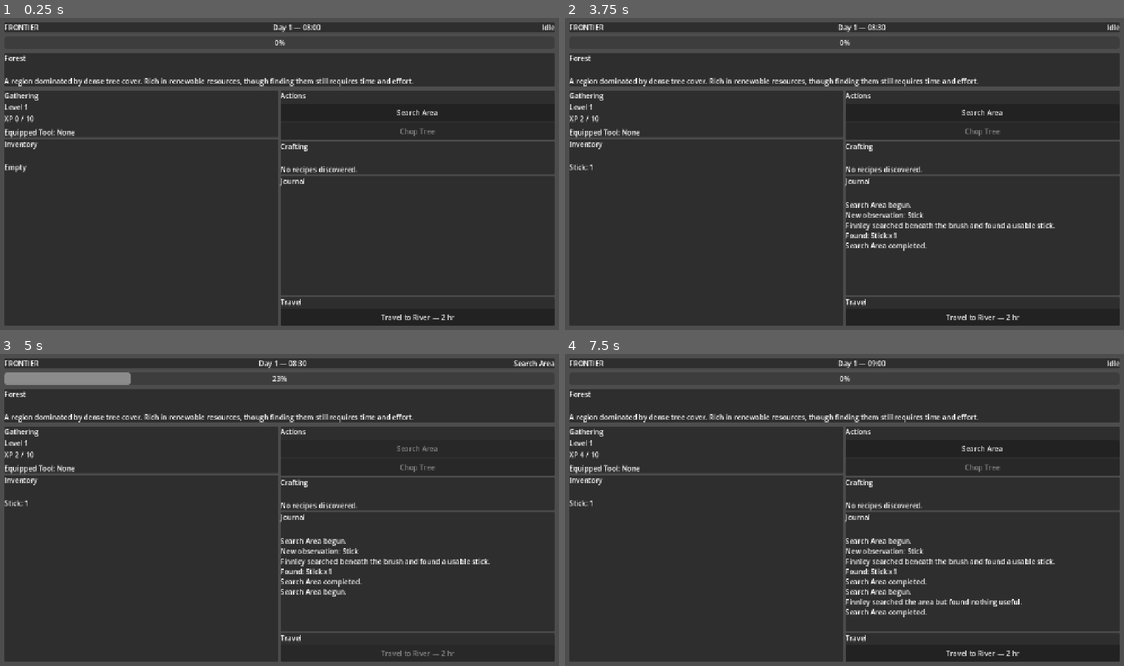
Above: before the commit, frames 1-4 (two rows, left to right).
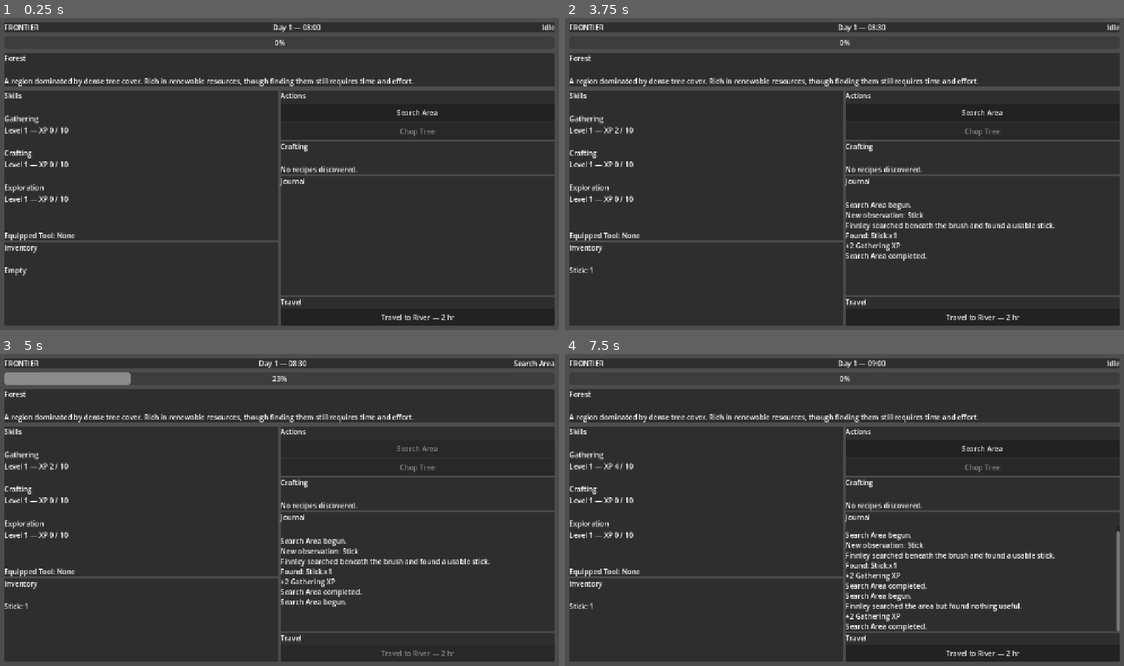
Above: after the commit, the same moments.

Repository: thegrundle-git/frontierthegame
Game: Godot game, scene res://scenes/Main.tscn
Two runs of this game, one before a commit and one after it. Both use one fixed random seed, a clock stepped at 60 frames per second and the inputs below.
Inputs:
- Up to frame 1 (0.25 s): no input
- Up to frame 2 (3.75 s): click "Search Area" at 0.5 s
- Up to frame 3 (5 s): click "Search Area" at 4.25 s
- Up to frame 4 (7.5 s): no input

The runs differ from the first frame. In frame 1, 1.8% of the frame differs, in the area x 0-50%, y 23-83%; in frame 2, 2.1%; in frame 3, 2.1%; in frame 4, 5.2%, in the area x 0-100%, y 23-89%.

Commit message:
v0.3.1 - Added universal skill progression
- Added reusable survivor skills
- Added Gathering, Crafting, and Exploration progression
- Added data-driven action XP rewards
- Added travel and recipe XP rewards
- Added multi-skill UI
- Added visible XP and level-up feedback

Diff:
--- a/resources/actions/chop_tree.tres
+++ b/resources/actions/chop_tree.tres
@@ -11,5 +11,7 @@
 duration_seconds = 5.0
 game_minutes = 120
 required_tool_id = "stone_axe"
+skill_id = "gathering"
+xp_reward = 4
 action_script = ExtResource("1_jidqd")
 metadata/_custom_type_script = "uid://dxw7aqst831bm"
--- a/resources/actions/search_area.tres
+++ b/resources/actions/search_area.tres
@@ -10,5 +10,7 @@
 description = "Search the surrounding wilderness for anything useful."
 duration_seconds = 3.0
 game_minutes = 30
+skill_id = "gathering"
+xp_reward = 2
 action_script = ExtResource("1_h6u7c")
 metadata/_custom_type_script = "uid://dxw7aqst831bm"
--- a/resources/recipes/stone_axe_recipe.tres
+++ b/resources/recipes/stone_axe_recipe.tres
@@ -29,5 +29,6 @@
 ingredients = Array[ExtResource("1_wfc1c")]([SubResource("Resource_v66kp"), SubResource("Resource_sj6sv")])
 results = Array[ExtResource("1_wfc1c")]([SubResource("Resource_qvuqr")])
 craft_time = 30
+xp_reward = 5
 description = "A simple hand tool constructed by securing a knapped stone head to a hardwood haft using natural cordage …(232 unchanged characters)…
 metadata/_custom_type_script = "uid://ck8q7c4l76io2"
--- a/scenes/ui/GameUI.tscn
+++ b/scenes/ui/GameUI.tscn
@@ -84,12 +84,14 @@
 layout_mode = 2
 theme_override_constants/separation = 8
 
-[node name="GatheringLabel" type="Label" parent="ScreenMargin/MainLayout/MiddleRow/LeftColumn/SurvivorPanel/SurvivorLayout" unique_id=512558822]
+[node name="SkillsLabel" type="Label" parent="ScreenMargin/MainLayout/MiddleRow/LeftColumn/SurvivorPanel/SurvivorLayout" unique_id=512558822]
 unique_name_in_owner = true
 layout_mode = 2
-text = "Gathering
-Level 1
-XP 0 / 10"
+text = "Skills
+
+Gathering — Level 1
+Crafting — Level 1
+Exploration — Level 1"
 
 [node name="ToolLabel" type="Label" parent="ScreenMargin/MainLayout/MiddleRow/LeftColumn/SurvivorPanel/SurvivorLayout" unique_id=1304822072]
 unique_name_in_owner = true
--- a/scripts/actions/ChopTreeAction.gd
+++ b/scripts/actions/ChopTreeAction.gd
@@ -18,14 +18,15 @@
 		)
 		return false
 
-	var amount := _calculate_log_yield(survivor)
+	var amount := _calculate_log_yield(
+		survivor
+	)
 
 	survivor.inventory.add_item(
 		WOOD_LOG_ITEM_ID,
 		amount
 	)
 
-	survivor.gain_gathering_xp(4)
 	survivor.gain_knowledge(2)
 
 	DiscoveryManager.record_item_observation(
@@ -51,21 +52,25 @@
 			+ str(amount)
 		)
 
-	if GameManager.game_ui:
-		GameManager.game_ui.refresh_all()
-
 	return true
 
 
 func _calculate_log_yield(
 	survivor: Survivor
 ) -> int:
-	if survivor.data.gathering_level >= 5:
+	var gathering := survivor.get_skill(
+		"gathering"
+	)
+
+	if (
+		gathering != null
+		and gathering.level >= 5
+	):
 		return 2
 
 	return 1
 
 
 func _add_event(message: String) -> void:
-	if GameManager.game_ui:
+	if GameManager.game_ui != null:
 		GameManager.game_ui.add_event(message)
--- a/scripts/actions/SearchAction.gd
+++ b/scripts/actions/SearchAction.gd
@@ -2,7 +2,10 @@
 class_name SearchAction
 
 
-func perform(survivor: Survivor) -> void:
+func perform(survivor: Survivor) -> bool:
+	if survivor == null:
+		return false
+
 	var roll := randi_range(1, 100)
 
 	var item_id := ""
@@ -12,6 +15,7 @@
 	if roll <= 45:
 		item_id = "stick"
 		amount = 1
+
 		event_text = (
 			survivor.data.display_name
 			+ " searched beneath the brush and found a usable stick."
@@ -20,6 +24,7 @@
 	elif roll <= 75:
 		item_id = "stone"
 		amount = 1
+
 		event_text = (
 			survivor.data.display_name
 			+ " uncovered a loose stone among the dirt and roots."
@@ -28,6 +33,7 @@
 	elif roll <= 90:
 		item_id = "berry"
 		amount = 1
+
 		event_text = (
 			survivor.data.display_name
 			+ " found a cluster of wild berries."
@@ -39,7 +45,6 @@
 			+ " searched the area but found nothing useful."
 		)
 
-	survivor.gain_gathering_xp(2)
 	survivor.gain_knowledge(1)
 
 	if not item_id.is_empty():
@@ -54,20 +59,24 @@
 
 	DiscoveryManager.check_discoveries()
 
-	if GameManager.game_ui:
-		GameManager.game_ui.add_event(event_text)
+	_add_event(event_text)
 
-		if not item_id.is_empty():
-			var item_data := ItemDatabase.get_item(
-				item_id
+	if not item_id.is_empty():
+		var item_data := ItemDatabase.get_item(
+			item_id
+		)
+
+		if item_data != null:
+			_add_event(
+				"Found: "
+				+ item_data.display_name
+				+ " x"
+				+ str(amount)
 			)
 
-			if item_data != null:
-				GameManager.game_ui.add_event(
-					"Found: "
-					+ item_data.display_name
-					+ " x"
-					+ str(amount)
-				)
+	return true
 
-		GameManager.game_ui.refresh_all()
+
+func _add_event(message: String) -> void:
+	if GameManager.game_ui != null:
+		GameManager.game_ui.add_event(message)
--- a/scripts/autoload/GameManager.gd
+++ b/scripts/autoload/GameManager.gd
@@ -76,7 +76,10 @@
 		return
 
 	current_survivor = survivor_scene.instantiate()
-	current_survivor.initialize(survivor_data)
+
+	current_survivor.initialize(
+		survivor_data
+	)
 
 
 func start_world_action(
@@ -144,10 +147,16 @@
 		)
 		return
 
-	action_instance.call(
+	var succeeded: bool = action_instance.call(
 		"perform",
 		current_survivor
 	)
+
+	if succeeded:
+		_award_skill_xp(
+			action.skill_id,
+			action.xp_reward
+		)
 
 	_refresh_ui()
 
@@ -225,10 +234,17 @@
 		+ "."
 	)
 
+	_award_skill_xp(
+		connection.skill_id,
+		connection.xp_reward
+	)
+
 	_refresh_ui()
 
 
-func craft_recipe(recipe_id: String) -> bool:
+func craft_recipe(
+	recipe_id: String
+) -> bool:
 	if not _can_start_survivor_action():
 		return false
 
@@ -271,7 +287,9 @@
 	)
 
 
-func _complete_craft(recipe_id: String) -> void:
+func _complete_craft(
+	recipe_id: String
+) -> void:
 	if current_survivor == null:
 		return
 
@@ -284,12 +302,37 @@
 
 	var craft_action := CraftAction.new()
 
-	craft_action.perform(
+	var succeeded := craft_action.perform(
 		current_survivor,
 		recipe
 	)
 
+	if succeeded:
+		_award_skill_xp(
+			recipe.skill_id,
+			recipe.xp_reward
+		)
+
 	_refresh_ui()
+
+
+func _award_skill_xp(
+	skill_id: String,
+	amount: int
+) -> void:
+	if current_survivor == null:
+		return
+
+	if skill_id.is_empty():
+		return
+
+	if amount <= 0:
+		return
+
+	current_survivor.gain_skill_xp(
+		skill_id,
+		amount
+	)
 
 
 func get_available_actions() -> Array[ActionData]:
--- a/scripts/characters/Survivor.gd
+++ b/scripts/characters/Survivor.gd
@@ -1,11 +1,20 @@
 extends Node
 class_name Survivor
+
+
+const SKILL_ORDER: Array[String] = [
+	"gathering",
+	"crafting",
+	"exploration"
+]
 
 
 var data: SurvivorData
 var inventory: FrontierInventory
 
 var equipped_tool_id: String = ""
+
+var skills: Dictionary = {}
 
 
 func initialize(
@@ -22,23 +31,104 @@
 	inventory = FrontierInventory.new()
 	add_child(inventory)
 
+	_initialize_skills()
+
+
+func _initialize_skills() -> void:
+	skills.clear()
+
+	_create_skill(
+		"gathering",
+		"Gathering"
+	)
+
+	_create_skill(
+		"crafting",
+		"Crafting"
+	)
+
+	_create_skill(
+		"exploration",
+		"Exploration"
+	)
+
+
+func _create_skill(
+	skill_id: String,
+	display_name: String
+) -> void:
+	var skill := SkillProgress.new()
+
+	skill.setup(
+		skill_id,
+		display_name
+	)
+
+	skills[skill_id] = skill
+
+
+func gain_skill_xp(
+	skill_id: String,
+	amount: int
+) -> void:
+	if amount <= 0:
+		return
+
+	var skill := get_skill(skill_id)
+
+	if skill == null:
+		push_warning(
+			"Unknown skill ID: " + skill_id
+		)
+		return
+
+	var levels_gained := skill.add_xp(amount)
+
+	_add_event(
+		"+"
+		+ str(amount)
+		+ " "
+		+ skill.display_name
+		+ " XP"
+	)
+
+	if levels_gained > 0:
+		_add_event(
+			data.display_name
+			+ " reached "
+			+ skill.display_name
+			+ " Level "
+			+ str(skill.level)
+			+ "!"
+		)
+
+
+func get_skill(
+	skill_id: String
+) -> SkillProgress:
+	if not skills.has(skill_id):
+		return null
+
+	return skills[skill_id]
+
+
+func get_all_skills() -> Array[SkillProgress]:
+	var result: Array[SkillProgress] = []
+
+	for skill_id in SKILL_ORDER:
+		var skill := get_skill(skill_id)
+
+		if skill != null:
+			result.append(skill)
+
+	return result
+
 
 func gain_gathering_xp(amount: int) -> void:
-	if data == null or amount <= 0:
-		return
-
-	data.gathering_xp += amount
-
-	while data.gathering_xp >= _gathering_xp_needed():
-		data.gathering_xp -= _gathering_xp_needed()
-		data.gathering_level += 1
-
-		_add_event(
-			data.display_name
-			+ " reached Gathering Level "
-			+ str(data.gathering_level)
-			+ "!"
-		)
+	gain_skill_xp(
+		"gathering",
+		amount
+	)
 
 
 func gain_knowledge(amount: int) -> void:
@@ -58,7 +148,9 @@
 	if not inventory.has_item(item_id):
 		return false
 
-	var item_data := ItemDatabase.get_item(item_id)
+	var item_data := ItemDatabase.get_item(
+		item_id
+	)
 
 	if item_data == null:
 		return false
@@ -78,7 +170,9 @@
 	return true
 
 
-func has_equipped_tool(item_id: String) -> bool:
+func has_equipped_tool(
+	item_id: String
+) -> bool:
 	return equipped_tool_id == item_id
 
 
@@ -91,10 +185,6 @@
 	)
 
 
-func _gathering_xp_needed() -> int:
-	return data.gathering_level * 10
-
-
 func _add_event(message: String) -> void:
 	if GameManager.game_ui != null:
 		GameManager.game_ui.add_event(message)
--- a/scripts/resources/ActionData.gd
+++ b/scripts/resources/ActionData.gd
@@ -13,4 +13,9 @@
 
 @export var required_tool_id: String = ""
 
+@export_group("Progression")
+@export var skill_id: String = ""
+@export var xp_reward: int = 0
+
+@export_group("Resolution")
 @export var action_script: Script
--- a/scripts/resources/RecipeData.gd
+++ b/scripts/resources/RecipeData.gd
@@ -10,5 +10,10 @@
 
 @export var craft_time: int = 0
 
+@export_group("Progression")
+@export var skill_id: String = "crafting"
+@export var xp_reward: int = 0
+
+@export_group("Presentation")
 @export_multiline
 var description: String = ""
--- /dev/null
+++ b/scripts/resources/SkillProgress.gd
@@ -0,0 +1,37 @@
+extends Resource
+class_name SkillProgress
+
+
+var id: String = ""
+var display_name: String = ""
+
+var level: int = 1
+var xp: int = 0
+
+
+func setup(
+	skill_id: String,
+	skill_display_name: String
+) -> void:
+	id = skill_id
+	display_name = skill_display_name
+
+
+func get_xp_needed() -> int:
+	return level * 10
+
+
+func add_xp(amount: int) -> int:
+	if amount <= 0:
+		return 0
+
+	xp += amount
+
+	var levels_gained := 0
+
+	while xp >= get_xp_needed():
+		xp -= get_xp_needed()
+		level += 1
+		levels_gained += 1
+
+	return levels_gained
--- a/scripts/resources/TravelConnectionData.gd
+++ b/scripts/resources/TravelConnectionData.gd
@@ -7,5 +7,10 @@
 @export var duration_seconds: float = 3.0
 @export var game_minutes: int = 120
 
+@export_group("Progression")
+@export var skill_id: String = "exploration"
+@export var xp_reward: int = 2
+
+@export_group("Presentation")
 @export_multiline
 var description: String = ""
--- a/scripts/ui/GameUI.gd
+++ b/scripts/ui/GameUI.gd
@@ -6,7 +6,7 @@
 
 @onready var event_log: RichTextLabel = %EventLog
 @onready var inventory_label: Label = %InventoryLabel
-@onready var gathering_label: Label = %GatheringLabel
+@onready var skills_label: Label = %SkillsLabel
 @onready var tool_label: Label = %ToolLabel
 @onready var location_label: Label = %LocationLabel
 
@@ -280,24 +280,24 @@
 	var survivor := GameManager.current_survivor
 
 	if survivor == null:
-		gathering_label.text = "Gathering unavailable."
-		return
-
-	var level: int = survivor.data.gathering_level
-	var xp: int = survivor.data.gathering_xp
-	var xp_needed: int = level * 10
-
-	gathering_label.text = (
-		"Gathering\n"
-		+ "Level "
-		+ str(level)
-		+ "\nXP "
-		+ str(xp)
-		+ " / "
-		+ str(xp_needed)
-	)
-
-
+		skills_label.text = "Skills unavailable."
+		return
+
+	var skill_text := "Skills\n\n"
+
+	for skill in survivor.get_all_skills():
+		skill_text += (
+			skill.display_name
+			+ "\nLevel "
+			+ str(skill.level)
+			+ " — XP "
+			+ str(skill.xp)
+			+ " / "
+			+ str(skill.get_xp_needed())
+			+ "\n\n"
+		)
+
+	skills_label.text = skill_text
 func update_tool_display() -> void:
 	var survivor := GameManager.current_survivor
 
Not shown, added: scripts/resources/SkillProgress.gd.uid
Not shown, changed: CHANGELOG.md
Not shown, changed: docs/ROADMAP.md
